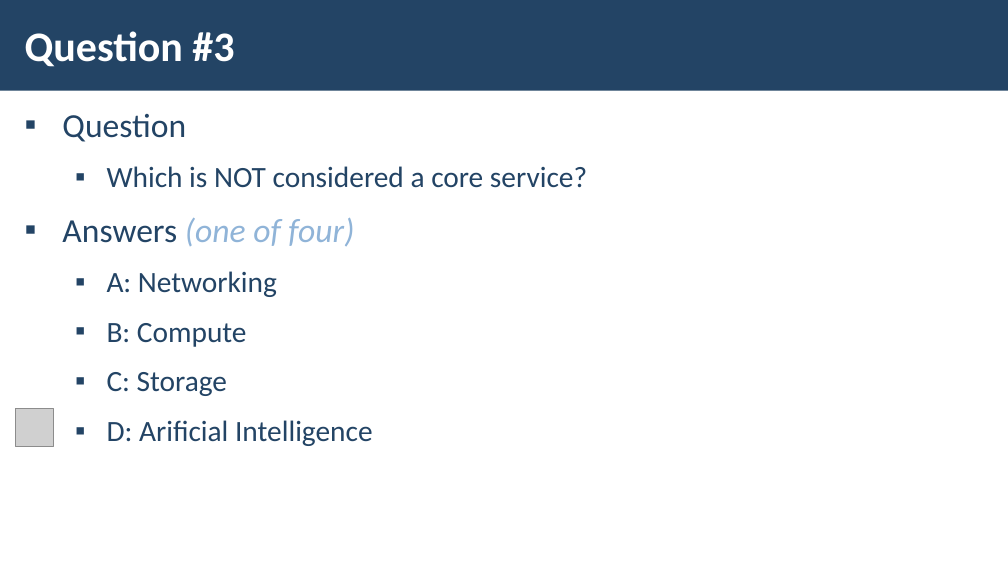
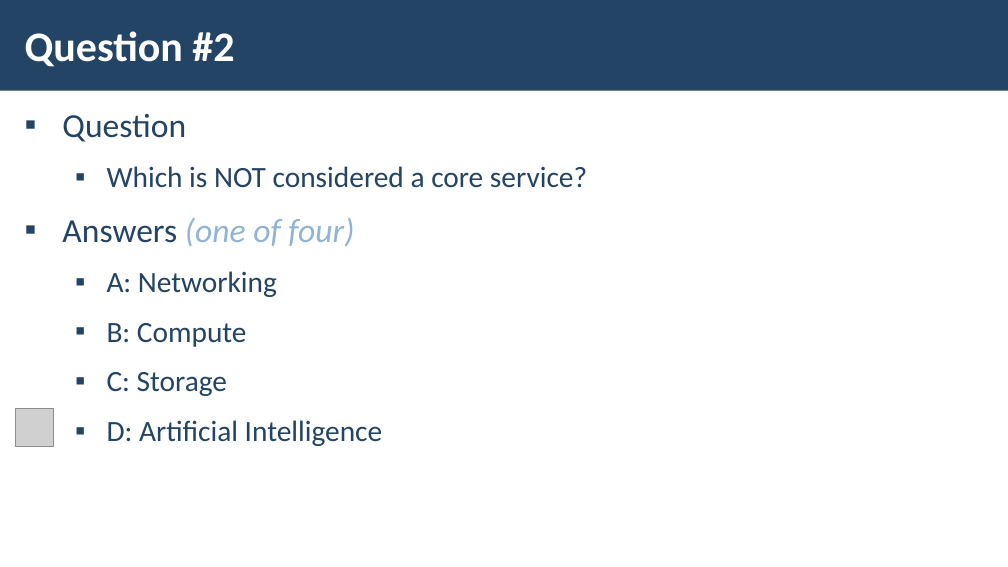
Before and after one commit to pirocorp/Azure, a slide deck: slide 3 of 06. ALL TOGETHER/M6-Slides-Test-Simulation.pptx (slide 4 before the commit). Drawn at 1008x567 pixels with LibreOffice and Linux fonts; fonts in the diff are those of the drawing; grey boxes stand for pictures; background and template pictures are left out. Boxes give left, top, right and bottom in pixels: in the first picture for what was removed or moved away, otherwise in the second. Text is boxed around its words. In the diff, an @@ line names an element or a change of style, - is before the commit and + after.

```diff
--- a/06. ALL TOGETHER/M6-Slides-Test-Simulation.pptx
+++ b/06. ALL TOGETHER/M6-Slides-Test-Simulation.pptx
@@ title at [25, 31, 234, 67]: text changed @@
-Question #3
+Question #2
@@ text at [107, 420, 383, 446]: text changed @@
-  ▪ D: Arificial Intelligence
+  ▪ D: Artificial Intelligence
```
Also in this commit, not shown: 13 other slides changed, 13 slides added.
